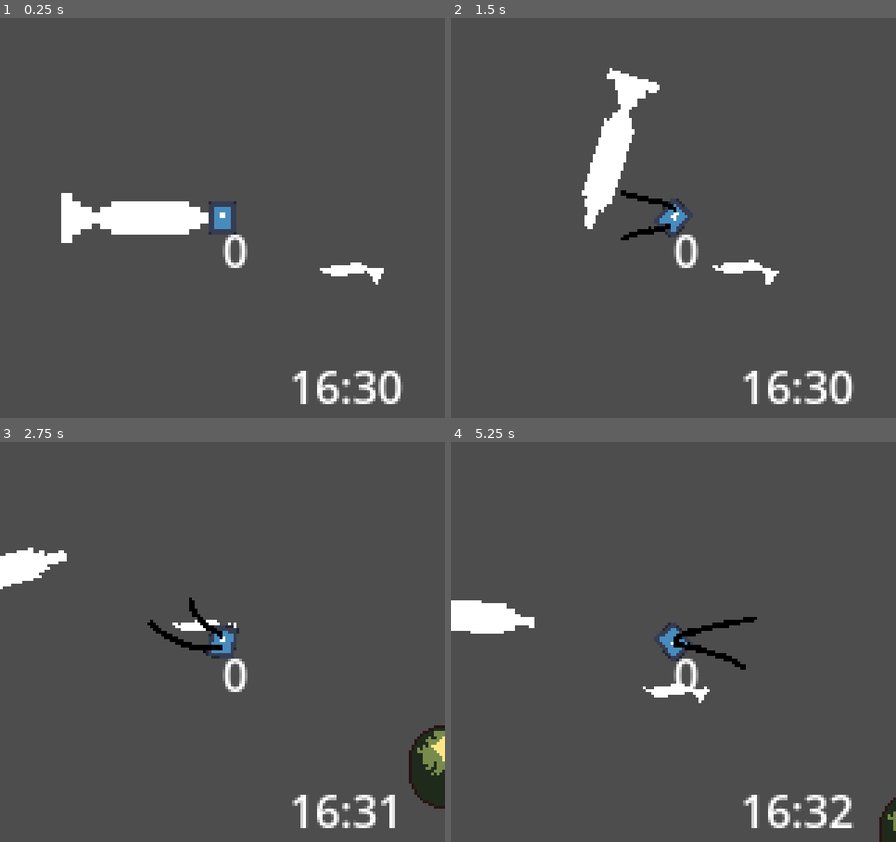
Above: before the commit, frames 1-4 (two rows, left to right).
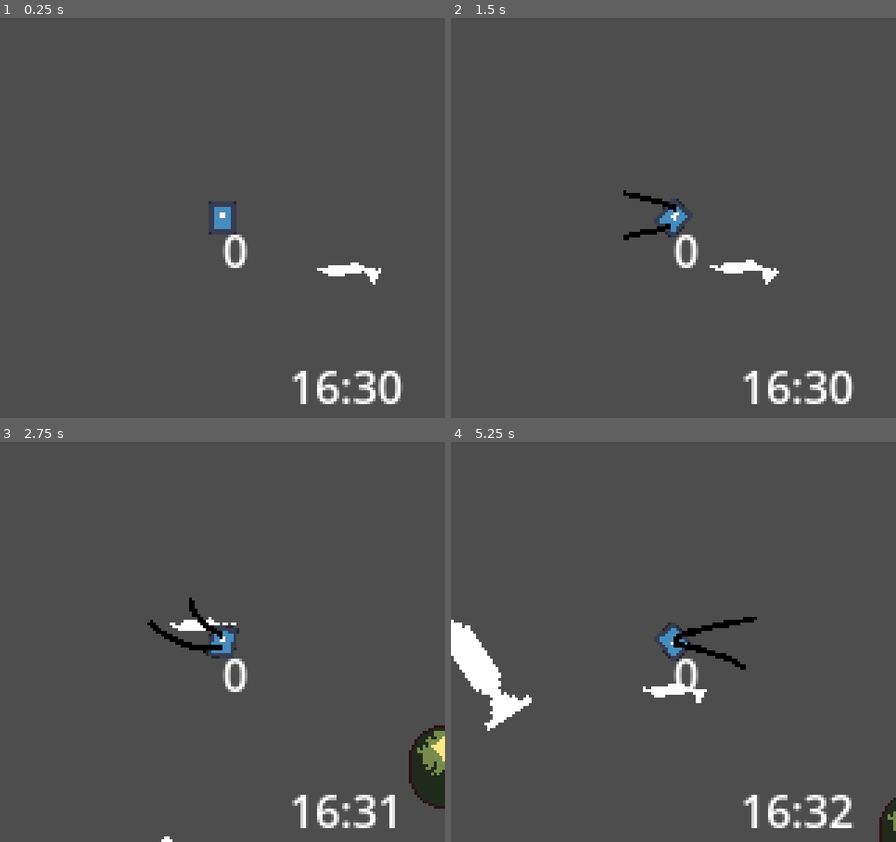
Above: after the commit, the same moments.

Repository: andrebariani/gbjam_12_spooky_fishing
Game: Godot game, scene res://scenes/test_scene.tscn
Same seed, same stepped clock (60 frames per second), same inputs: the game is played once before the commit and once after it. The engine's default icon, where the game draws it, is replaced by a stand-in: a white triangle on a blue panel in a dark square.
Inputs:
- Up to frame 1 (0.25 s): no input
- Up to frame 2 (1.5 s): tap Enter at 0.5 s; hold Right (right) 0.53-1.28 s; tap Z (A) at 0.6 s; tap X (B) at 0.8, 1.35 s; hold Down (down) from 1.28 s (still down)
- Up to frame 3 (2.75 s): tap Z (A) at 1.55, 2.1 s; release Down (down) at 2.03 s; hold Right (right) from 2.03 s (still down); tap X (B) at 2.3 s
- Up to frame 4 (5.25 s): release Right (right) at 2.78 s; hold Up (up) 2.78-3.53 s; tap X (B) at 2.85, 3.8, 4.35 s; tap Z (A) at 3.05, 3.6, 4.55, 5.1 s; hold Left (left) 3.53-5.03 s; hold Down (down) from 5.03 s (still down)

The runs differ from the first frame. In frame 1, 2.5% of the frame differs, in the area x 13-87%, y 43-67%; in frame 2, 2.5%; in frame 3, 1.0%; in frame 4, 2.7%, in the area x 0-59%, y 39-73%.

Commit message:
fishy follows bait

Diff:
--- a/project.godot
+++ b/project.godot
@@ -71,6 +71,13 @@
 ]
 }
 
+[layer_names]
+
+2d_physics/layer_1="Wall"
+2d_physics/layer_2="Bait"
+2d_physics/layer_3="Player"
+2d_physics/layer_4="Entity"
+
 [rendering]
 
 textures/canvas_textures/default_texture_filter=0
--- a/scenes/entities/player/player_boat.tscn
+++ b/scenes/entities/player/player_boat.tscn
@@ -19,6 +19,7 @@
 point_count = 2
 
 [node name="PlayerBoat" type="CharacterBody2D"]
+collision_layer = 4
 motion_mode = 1
 script = ExtResource("1_0tnni")
 
--- a/scenes/entities/shadow/detect_area.gd
+++ b/scenes/entities/shadow/detect_area.gd
@@ -11,7 +11,6 @@
 		var ray: RayCast2D = shadow.lineOfSight
 
 		var bait_pos = bait.global_position
-		#var shadow_pos = shadow.global_position
 
 		ray.target_position = bait_pos
 
@@ -20,7 +19,17 @@
 	return false
 
 func _on_body_entered(_body):
+	print_debug('somethin here')
 	bait = _body
 
 func _on_body_exited(_body):
+	print_debug('bye')
 	bait = null
+
+
+func _on_area_entered(_area):
+	bait = _area
+
+
+func _on_area_exited(area):
+	bait = null
--- a/scenes/entities/shadow/shadow.gd
+++ b/scenes/entities/shadow/shadow.gd
@@ -32,7 +32,7 @@
 	BITE
 }
 
-var roaming_range = 8
+var roaming_range = 64
 var start_pos = self.global_position
 var target_pos = self.global_position
 
@@ -56,10 +56,9 @@
 			seek_bait()
 			var dir = global_position.direction_to(target_pos)
 			velocity = velocity.move_toward(dir * SPEED, ACCEL * delta)
-			rotate(dir.normalized().angle())
-			#look_at(target_pos)
+			rotation = lerp_angle(rotation, dir.normalized().angle(), 0.05)
 
-			if global_position.distance_to(target_pos) <= 2:
+			if global_position.distance_to(target_pos) <= 1:
 				print_debug('idle')
 				roamTimer.start(randi_range(1, 5))
 				state = IDLE
@@ -79,6 +78,7 @@
 
 func seek_bait():
 	if detectArea.can_see_bait():
+		print_debug('chase!')
 		state = CHASE
 
 
--- a/scenes/entities/shadow/shadow.tscn
+++ b/scenes/entities/shadow/shadow.tscn
@@ -7,14 +7,15 @@
 [ext_resource type="Script" path="res://scenes/entities/state_machine.gd" id="5_7ytth"]
 [ext_resource type="Script" path="res://scenes/entities/state.gd" id="6_hiwmx"]
 
+[sub_resource type="CapsuleShape2D" id="CapsuleShape2D_yv2gw"]
+radius = 74.0
+height = 148.0
+
 [sub_resource type="CircleShape2D" id="CircleShape2D_xbx01"]
 radius = 7.0
 
-[sub_resource type="CapsuleShape2D" id="CapsuleShape2D_yv2gw"]
-radius = 45.0
-height = 154.0
-
 [node name="Shadow" type="CharacterBody2D"]
+collision_layer = 8
 motion_mode = 1
 script = ExtResource("1_amnuf")
 fish = ExtResource("2_iguua")
@@ -22,28 +23,29 @@
 [node name="LineOfSight" type="RayCast2D" parent="."]
 collide_with_areas = true
 
-[node name="CollisionShape2D" type="CollisionShape2D" parent="."]
-position = Vector2(10, 0)
-shape = SubResource("CircleShape2D_xbx01")
-
 [node name="Line2D" type="Line2D" parent="."]
-position = Vector2(26, 0)
+position = Vector2(20, 0)
 scale = Vector2(3, 3)
-points = PackedVector2Array(-9, 0, 1, 0, 10, 0)
+points = PackedVector2Array(-6.66667, 0, -13.6667, 0, -21.3333, 0)
 texture = ExtResource("3_t6ea0")
 texture_mode = 2
+
+[node name="DetectArea" type="Area2D" parent="."]
+collision_layer = 0
+collision_mask = 2
+monitorable = false
+script = ExtResource("4_c6y7k")
+
+[node name="DetectShape" type="CollisionShape2D" parent="DetectArea"]
+shape = SubResource("CapsuleShape2D_yv2gw")
+
+[node name="CollisionShape2D" type="CollisionShape2D" parent="."]
+position = Vector2(-7, 0)
+shape = SubResource("CircleShape2D_xbx01")
 
 [node name="RoamingTimer" type="Timer" parent="."]
 one_shot = true
 autostart = true
-
-[node name="DetectArea" type="Area2D" parent="."]
-collision_layer = 0
-script = ExtResource("4_c6y7k")
-
-[node name="DetectShape" type="CollisionShape2D" parent="DetectArea"]
-position = Vector2(-45, 0)
-shape = SubResource("CapsuleShape2D_yv2gw")
 
 [node name="States" type="Node" parent="."]
 script = ExtResource("5_7ytth")
@@ -51,6 +53,8 @@
 [node name="state" type="Node" parent="States"]
 script = ExtResource("6_hiwmx")
 
-[connection signal="timeout" from="RoamingTimer" to="." method="_on_roaming_timer_timeout"]
+[connection signal="area_entered" from="DetectArea" to="DetectArea" method="_on_area_entered"]
+[connection signal="area_exited" from="DetectArea" to="DetectArea" method="_on_area_exited"]
 [connection signal="body_entered" from="DetectArea" to="DetectArea" method="_on_body_entered"]
 [connection signal="body_exited" from="DetectArea" to="DetectArea" method="_on_body_exited"]
+[connection signal="timeout" from="RoamingTimer" to="." method="_on_roaming_timer_timeout"]
--- a/scenes/entities/tackle/tackle.tscn
+++ b/scenes/entities/tackle/tackle.tscn
@@ -7,6 +7,9 @@
 size = Vector2(3, 3)
 
 [node name="Tackle" type="Area2D"]
+collision_layer = 2
+collision_mask = 0
+monitoring = false
 script = ExtResource("1_cc13m")
 
 [node name="Sprite2D" type="Sprite2D" parent="."]
--- a/scenes/test_scene.tscn
+++ b/scenes/test_scene.tscn
@@ -61,8 +61,6 @@
 
 [node name="TestScene" type="Node2D"]
 
-[node name="Shadow" parent="." instance=ExtResource("1_wbpwi")]
-
 [node name="Sprite2D" type="Sprite2D" parent="."]
 material = SubResource("ShaderMaterial_7n752")
 position = Vector2(134, 70)
@@ -96,3 +94,6 @@
 script = ExtResource("6_npblf")
 
 [node name="Camera2D" type="Camera2D" parent="PlayerBoat"]
+
+[node name="Shadow" parent="." instance=ExtResource("1_wbpwi")]
+position = Vector2(66, 147)
